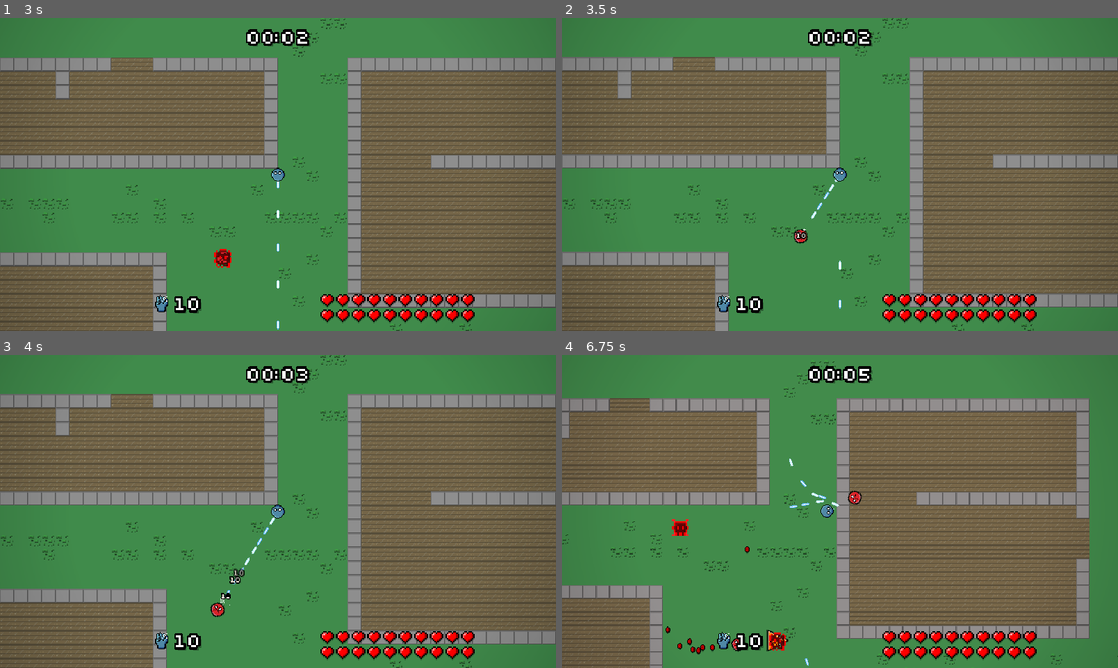
Above: before the commit, frames 1-4 (two rows, left to right).
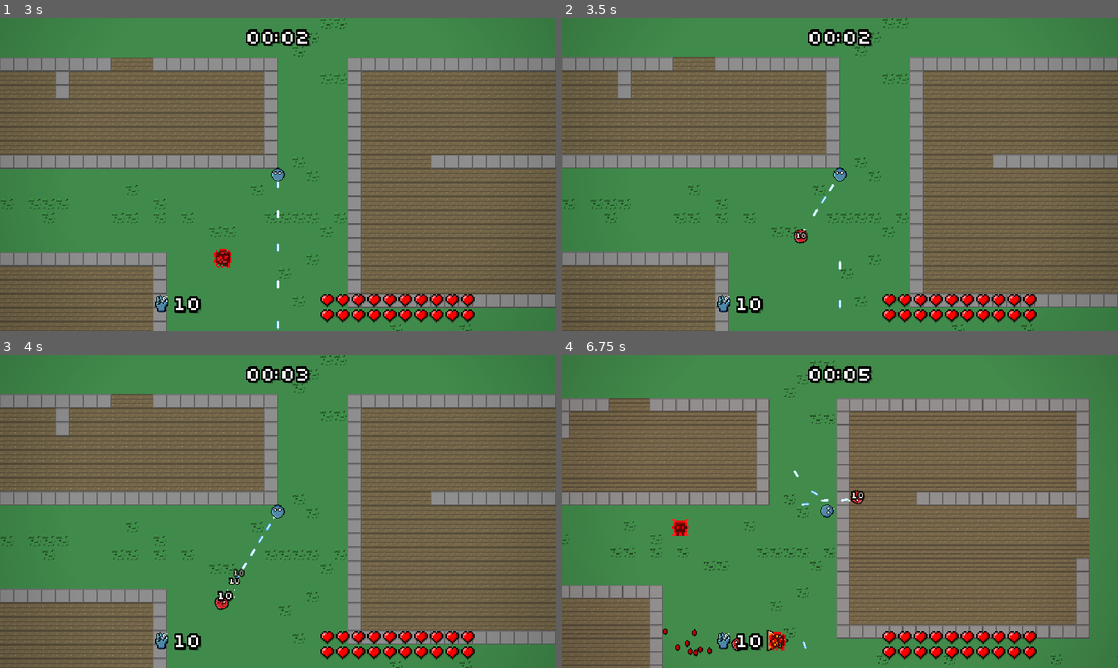
Above: after the commit, the same moments.

Repository: veprogames/top-down-incremental
Game: Godot game, scene res://main_menu/main_menu.tscn
Same seed, same stepped clock (60 frames per second), same inputs: the game is played once before the commit and once after it.
Inputs (mouse positions are in pixels of both pictures, inside the frame that each line leads up to):
- Up to frame 1 (3 s): click "Play" at 0.5 s; move the mouse to (305, 174) at 1.27 s; hold W (player_up) from 1.28 s (still down); move the mouse to (250, 174) at 2.02 s; move the mouse to (289, 168) at 2.77 s
- Up to frame 2 (3.5 s): keep holding W (player_up)
- Up to frame 3 (4 s): keep holding W (player_up); move the mouse to (272, 517) at 3.52 s
- Up to frame 4 (6.75 s): move the mouse to (878, 514) at 4.27 s; move the mouse to (795, 508) at 5.02 s; move the mouse to (845, 511) at 5.77 s; move the mouse to (817, 505) at 6.52 s; release W (player_up) at 6.53 s; hold D (player_right) from 6.53 s (still down)

Frame 1 is identical in both runs. In frame 2, less than 0.1% of the frame differs, in the area x 44-50%, y 51-65%; in frame 3, 0.3%; in frame 4, 3.4%, in the area x 0-95%, y 1-100%.

Commit message:
tweak player proximity firerate bonus

Diff:
--- a/player/player.gd
+++ b/player/player.gd
@@ -115,9 +115,9 @@
 
 	var distance: float = (nearest.global_position - global_position).length()
 	var additional: float = clampf(
-		remap(distance, 0, 200, 16, 0),
+		remap(distance, 0, 200, 10, 0),
 		0,
-		15
+		10
 	)
 	return 5 + additional
 
